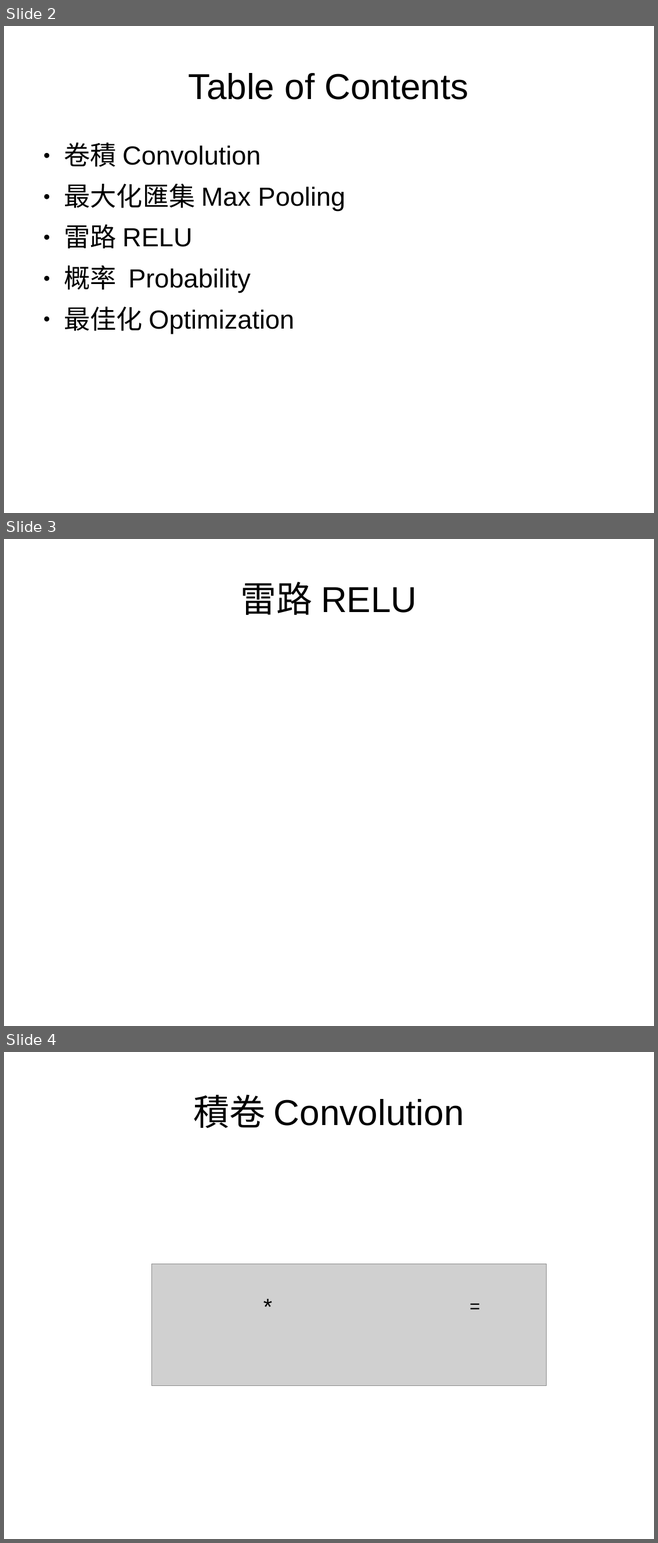
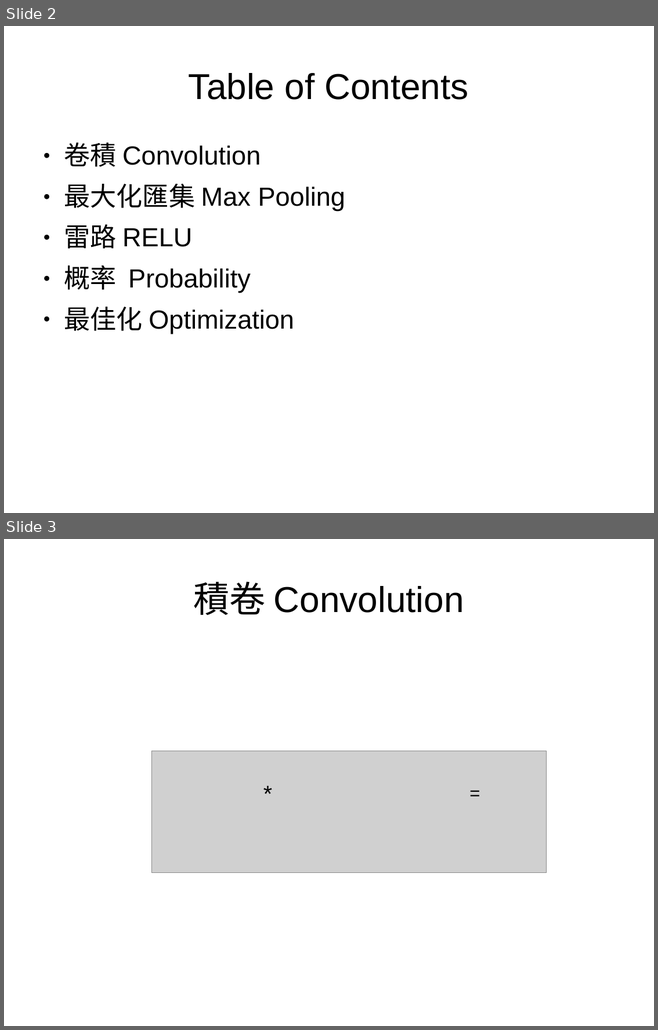
Before and after one commit to kienchen/tungli_ai, a slide deck: AI/深度學習的理論練習.ppt. Shown one above the other, each under a label of ours: slides 2, 3 and 4 before the commit, slides 2 and 3 after it. The pictures are 658x1543 and 658x1030 pixels, drawn with LibreOffice and Linux fonts; fonts in the diff are those of the drawing; grey boxes stand for pictures. Boxes give left, top, right and bottom in pixels: in the first picture for what was removed or moved away, otherwise in the second. Text is boxed around its words. In the diff, an @@ line names an element or a change of style, - is before the commit and + after.

```diff
--- a/AI/深度學習的理論練習.ppt
+++ b/AI/深度學習的理論練習.ppt
@@ slide 3 removed at bbox=[4, 539, 654, 1026], background #FFFFFF @@
@@ title removed at bbox=[241, 582, 417, 615] @@
-雷路 RELU
@@ what was slide 4 is now slide 3 @@
```
Also in this commit, not shown: 1 slide added, 1 other file.
